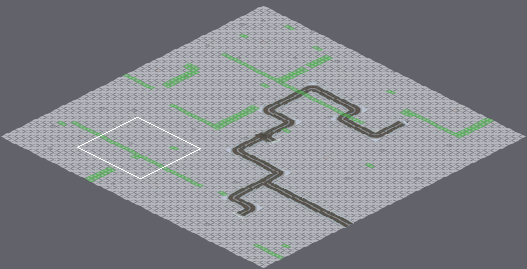
One commit to this Tiled map: Tankerfield/Game/Maps/SnowMap.tmx. Above, an overview of the earlier version with the close-up marked.
Close-up. Earlier state:
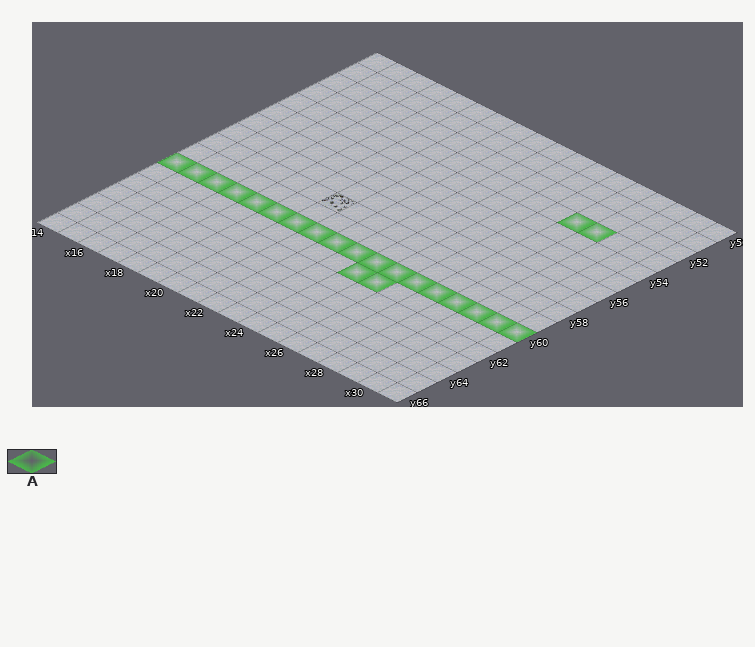
Cells are 60x30 px. Isometric: x runs down to the right, y down to the left. Shown: x 14..31, y 50..66. The commit also changed other parts of the map, which this record leaves out. Tiles whose own drawing changed are shown in their newer look in all pictures.
Key: from "meta": A 0.
_ is an empty cell.
Layers that did not change in this view are not listed.
Layer "Colliders" before, first column x 14:
50 __________________
51 __________________
52 __________________
53 _____________AA___
54 __________________
55 __________________
56 __________________
57 __________________
58 __________________
59 __________________
60 AAAAAAAAAAAAAAAAAA
61 __________AA______
62 __________________
63 __________________
64 __________________
65 __________________
66 __________________
After:
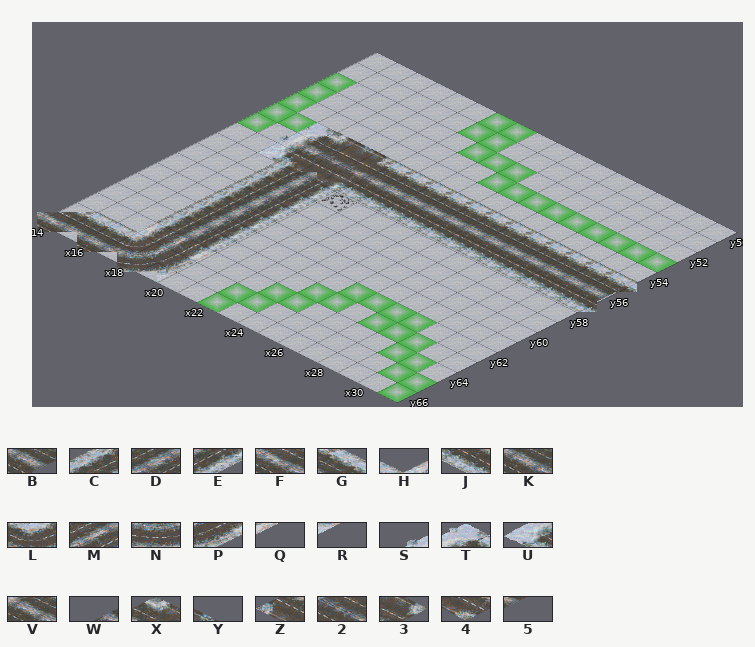
Further tiles: from "RoadTiles": B 23, C 28, D 41, E 42, F 67, G 68, H 69, J 80, K 81, L 82, M 83, N 95, P 96, Q 97, R 109, S 110, T 111, U 123, V 124, W 159, X 160, Y 161, Z 172, 2 173, 3 174, 4 186, 5 187.
Diff:
Layer "Road":
y 54: x 18 _ -> Y
y 55: x 16..17 __ -> TX; x 19..31 _____________ -> 3GGGGGGGGGGGG
y 56: x 15..31 _________________ -> SWV225BBBBBBBBBBB
y 57: x 16..17 __ -> UZ; x 19..31 _____________ -> 4JJJJJJJJJJJJ
y 58..63: x 17..19 ___ -> CDE
y 64: x 16 _ -> H; x 18 _ -> M; x 20 _ -> Q
y 65: x 15 _ -> G; x 17 _ -> L; x 19 _ -> P
y 66: x 14 _ -> F; x 16 _ -> K; x 18 _ -> N; x 20 _ -> R
Layer "Colliders":
y 50..51: x 20..21 __ -> AA
y 52: x 14 _ -> A; x 21..23 ___ -> AAA
y 53: x 14 _ -> A; x 23..26 ____ -> AAAA; x 29..31 ___ -> AAA
y 54: x 14 _ -> A
y 55: x 14..15 __ -> AA
y 56: x 14 _ -> A
y 60: x 14..31 AAAAAAAAAAAAAAAAAA -> __________________
y 61: x 24..25 AA -> __
y 62: x 25..28 ____ -> AAAA
y 63: x 24..25 __ -> AA; x 27..29 ___ -> AAA
y 64: x 23..24 __ -> AA; x 29..30 __ -> AA
y 65: x 22..23 __ -> AA; x 30..31 __ -> AA
y 66: x 22 _ -> A; x 31 _ -> A
Changed places in both close-ups, as pixel boxes (x1, y1, x2, y2):
changed: (37, 73, 677, 402)
